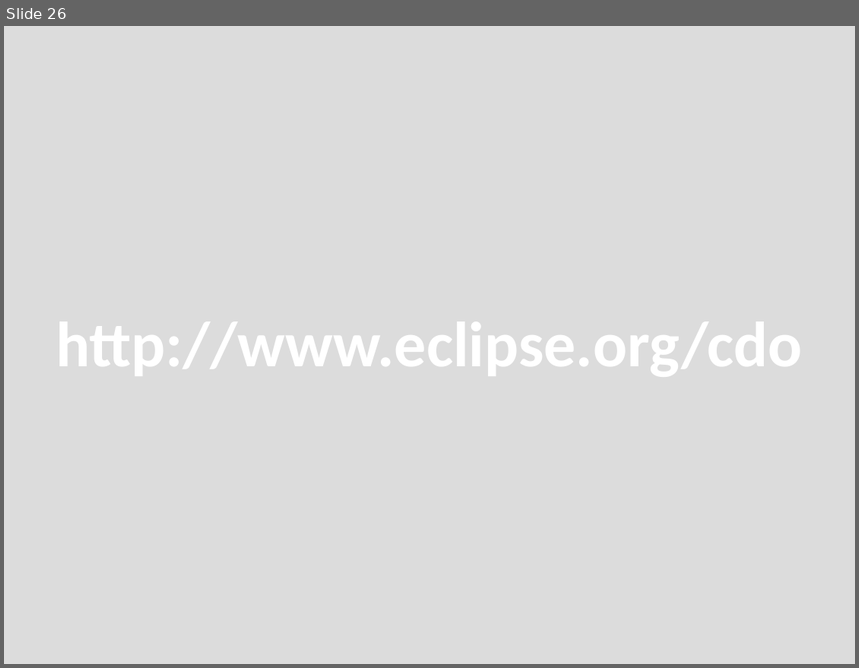
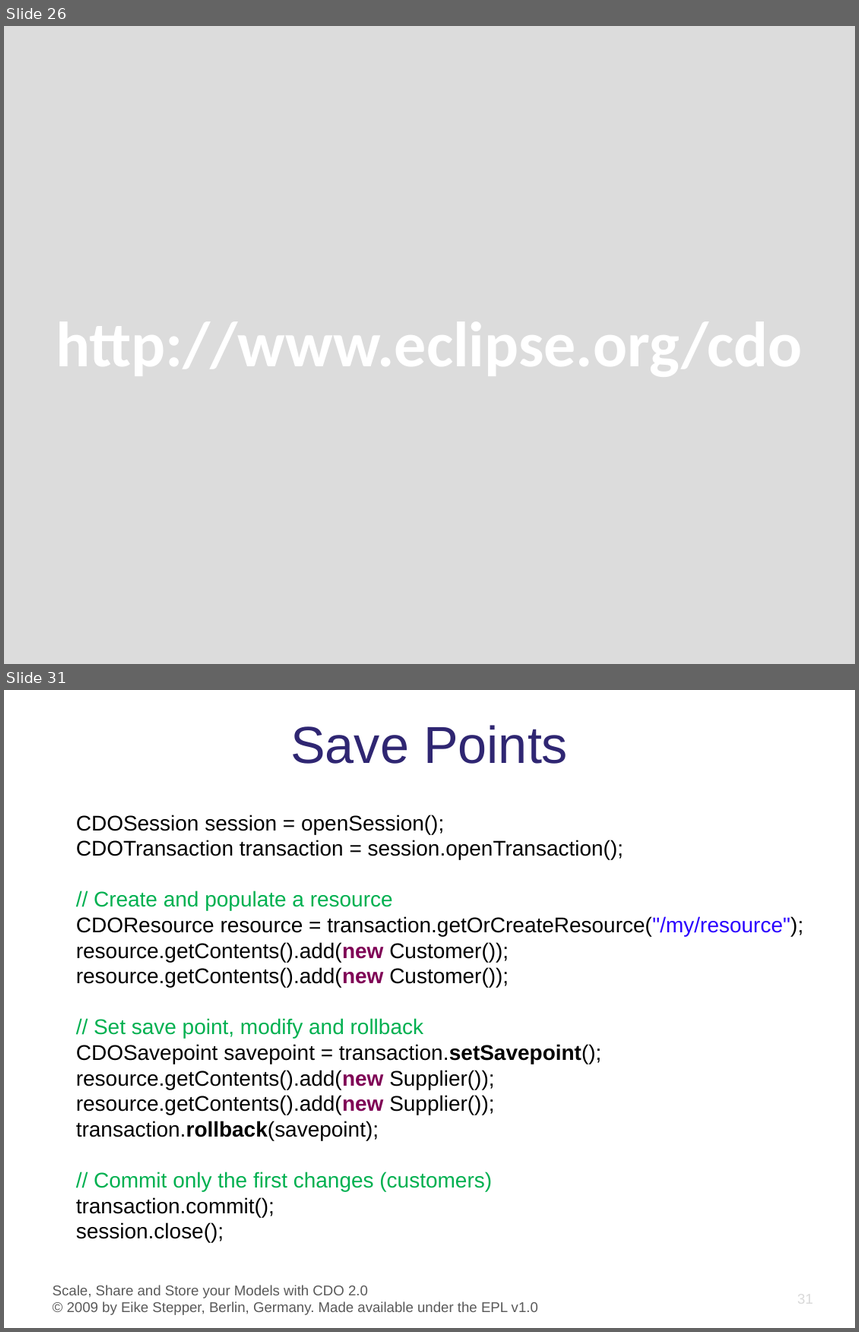
Before and after one commit to eclipse-cdo/cdo.www, a slide deck: documentation/presentations/EclipseCon_2009/CDO_EclipseCon_2009.pptx. Shown one above the other, each under a label of ours: slide 26 before the commit, slides 26 and 31 after it; the slides between them are not shown. The pictures are 859x668 and 859x1332 pixels, drawn with LibreOffice and Linux fonts; fonts in the diff are those of the drawing; background and template pictures are left out. Boxes give left, top, right and bottom in pixels: in the first picture for what was removed or moved away, otherwise in the second. Text is boxed around its words. In the diff, an @@ line names an element or a change of style, - is before the commit and + after.

```diff
--- a/documentation/presentations/EclipseCon_2009/CDO_EclipseCon_2009.pptx
+++ b/documentation/presentations/EclipseCon_2009/CDO_EclipseCon_2009.pptx
@@ slide 31 added at [4, 690, 855, 1328], background #FFFFFF @@
@@ title added at [291, 725, 568, 764], 44 pt, text #2F2672 @@
+Save Points
@@ text added at [76, 815, 804, 1243], 18 pt, text #000000 @@
+CDOSession session = openSession();
+CDOTransaction transaction = session.openTransaction();
+// Create and populate a resource
+CDOResource resource = transaction.getOrCreateResource("/my/resource");
+resource.getContents().add(new Customer());
+resource.getContents().add(new Customer());
+// Set save point, modify and rollback
+CDOSavepoint savepoint = transaction.setSavepoint();
+resource.getContents().add(new Supplier());
+resource.getContents().add(new Supplier());
+transaction.rollback(savepoint);
+// Commit only the first changes (customers)
+transaction.commit();
+session.close();
@@ text added at [53, 1285, 538, 1315], 12 pt, text #595959 @@
+Scale, Share and Store your Models with CDO 2.0
+© 2009 by Eike Stepper, Berlin, Germany. Made available under the EPL v1.0
@@ page number added at [797, 1291, 813, 1307], 12 pt, text #D9D9D9 @@
+31
```
Also in this commit, not shown: 9 slides changed, 7 other slides added.
